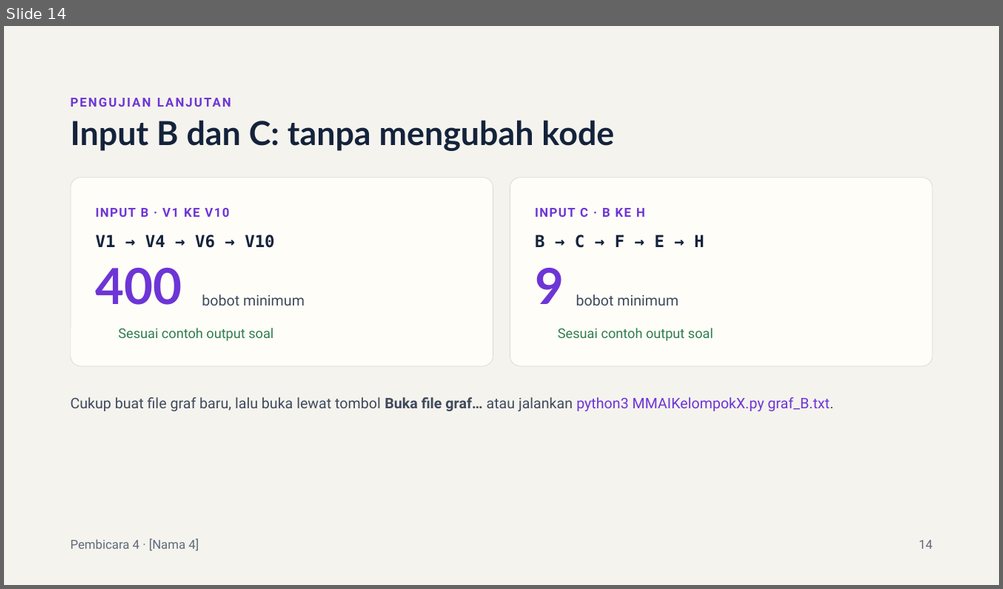
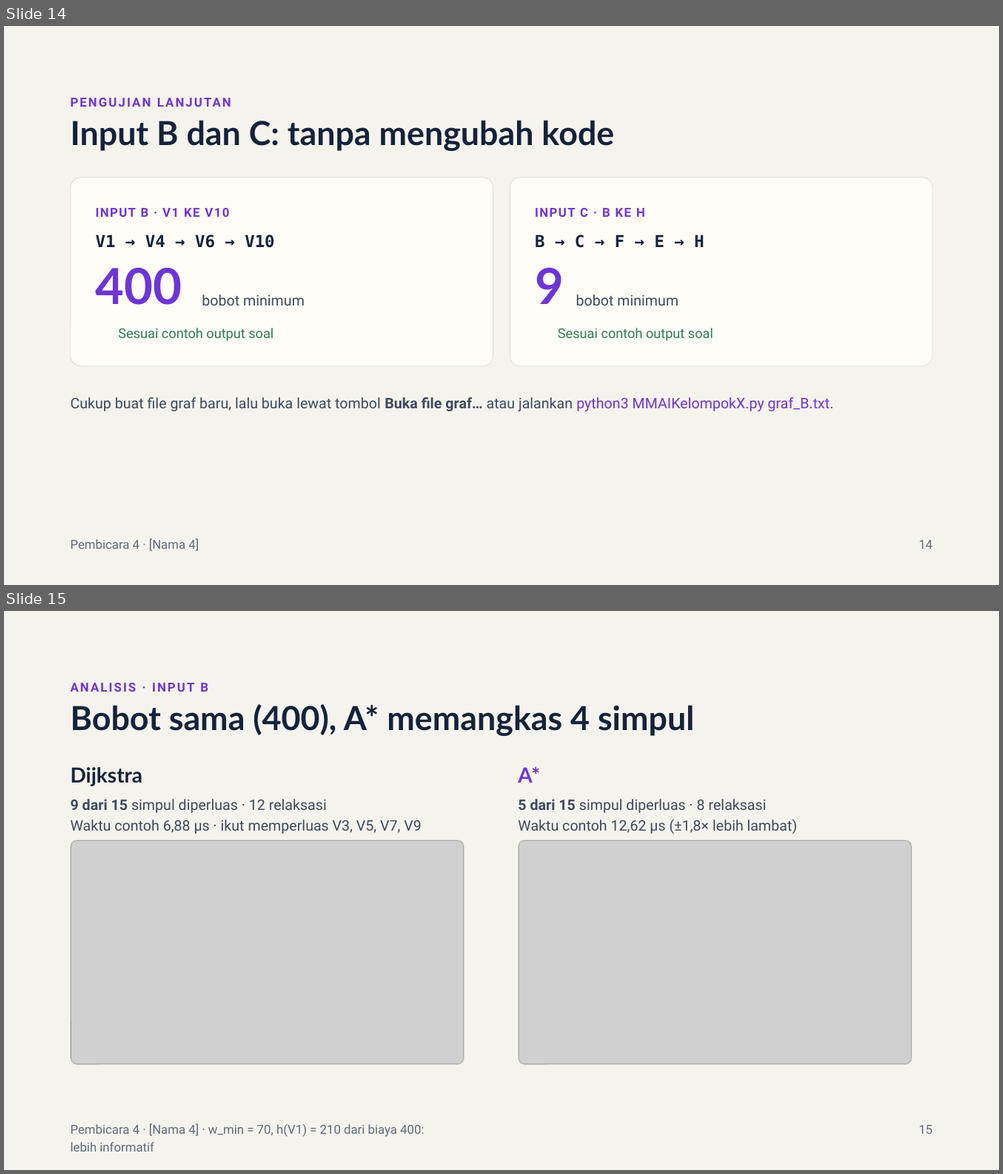
Before and after one commit to khaidir/Algoritma-Shortest-Path, a slide deck: Docs/Slide Presentasi Tugas 1 – Shortest Path Dijkstra vs A.pptx. Shown one above the other, each under a label of ours: slide 14 before the commit, slides 14 and 15 after it. The pictures are 1003x589 and 1003x1174 pixels, drawn with LibreOffice and Linux fonts; fonts in the diff are those of the drawing; grey boxes stand for pictures; background and template pictures are left out. Boxes give left, top, right and bottom in pixels: in the first picture for what was removed or moved away, otherwise in the second. Text is boxed around its words. In the diff, an @@ line names an element or a change of style, - is before the commit and + after.

Commit message:
feat: input B

```diff
--- a/Docs/Slide Presentasi Tugas 1 – Shortest Path Dijkstra vs A.pptx
+++ b/Docs/Slide Presentasi Tugas 1 – Shortest Path Dijkstra vs A.pptx
@@ slide 15 added at (4,611,999,1170), background #F5F3EE @@
@@ text added at (71,683,208,692), 12 pt, text #6D35D6, bold @@
+ANALISIS · INPUT B
@@ title added at (71,704,694,736), 32 pt, text #14233B, bold @@
+Bobot sama (400), A* memangkas 4 simpul
@@ text added at (71,767,143,786), 20 pt, text #14233B, bold @@
+Dijkstra
@@ text added at (518,766,540,783), 20 pt, text #6D35D6, bold @@
+A*
@@ text added at (71,799,421,834), 14 pt, text #3E4A5C @@
+9 dari 15 simpul diperluas · 12 relaksasi
+Waktu contoh 6,88 µs · ikut memperluas V3, V5, V7, V9
@@ text added at (518,799,797,834), 14 pt, text #3E4A5C @@
+5 dari 15 simpul diperluas · 8 relaksasi
+Waktu contoh 12,62 µs (±1,8× lebih lambat)
@@ rounded rectangle added at (71,840,464,1065), fill #F7F9FC @@
@@ rounded rectangle added at (71,841,464,1065), outline #DDD8CC 0.5 pt @@
@@ picture added at (71,841,464,1065) @@
@@ rounded rectangle added at (518,840,912,1065), fill #F7F9FC @@
@@ rounded rectangle added at (518,841,911,1065), outline #DDD8CC 0.5 pt @@
@@ picture added at (519,841,911,1065) @@
@@ text added at (71,1124,424,1152), 12 pt, text #5F6B7A @@
+Pembicara 4 · [Nama 4] · w_min = 70, h(V1) = 210 dari biaya 400: lebih informatif
@@ text added at (919,1125,933,1134), 12 pt, text #5F6B7A @@
+15
```
Also in this commit, not shown: 4 slides changed, 10 other files.
